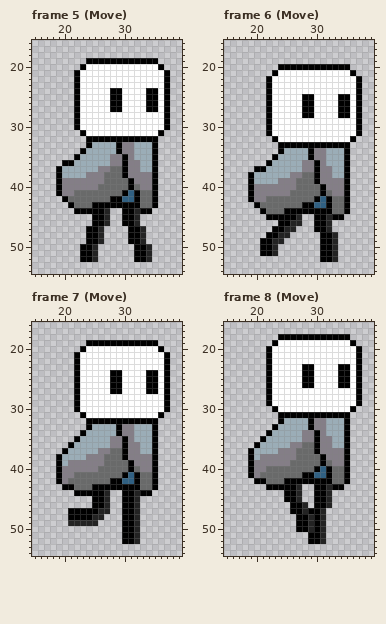
Pixel-art file, stored at Assets/Sprites/Character.aseprite. This is how it looked before the edit.
58x69 pixels, 20 frames. Shown: frame 5 (Move): x 15..39, y 16..54; frame 6 (Move): x 15..39, y 16..54; frame 7 (Move): x 15..39, y 16..54; frame 8 (Move): x 15..39, y 16..54. The commit also changed other frames, which this record leaves out.
Now the later version:
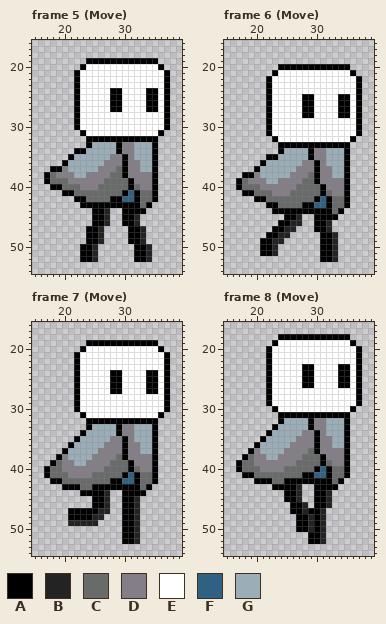
Palette (. is transparent): A #000000  B #232323  C #696a6a  D #847e87  E #ffffff  F #306082  G #9badb7
From old to new:
Frame 5 (Move), layer "Layer 2":
y 34: x 22 . -> A
y 35: x 21..22 .A -> AG
y 36: x 21 A -> G; x 27 G -> D
y 37: x 18 . -> A; x 20 G -> D; x 28 C -> D
y 38: x 17..21 ..AGG -> ACDDD; x 27 C -> D
y 39: x 17..20 ..AD -> ACCC
y 40: x 18 . -> A; x 20..22 DDD -> CCC
y 41: x 19..21 ADD -> .AA
y 42: x 20..23 ACCC -> ..AA
y 43: x 21..24 ACCC -> ..AA; x 34..35 CA -> A.
y 44: x 22..24 AAA -> ...; x 32 B -> A; x 34 A -> .
Frame 6 (Move), layer "Layer 2":
y 35: x 22 . -> A
y 36: x 21..22 .A -> AG
y 37: x 21 A -> G; x 27 G -> D
y 38: x 18 . -> A; x 20 G -> D; x 28 C -> D
y 39: x 17..21 ..AGG -> ACDDD; x 27 C -> D
y 40: x 17..20 ..AD -> ACCC
y 41: x 18 . -> A; x 20..22 DDD -> CCC
y 42: x 19..21 ADD -> .AA
y 43: x 20..23 ACCC -> ..AA
y 44: x 21..24 ACCC -> ..AA; x 34..35 CA -> A.
y 45: x 22..24 AAA -> ...; x 32 B -> A; x 34 A -> .
Frame 7 (Move), layer "Layer 2":
y 36: x 27 G -> D
y 37: x 28..29 CC -> DD
y 38: x 20 G -> D; x 24 D -> G; x 27..28 CC -> DD
y 39: x 18..20 .AG -> ACD; x 22..23 DD -> GG; x 27 C -> D
y 40: x 17..19 ..A -> ACC; x 26 C -> D
y 41: x 17..20 ..AD -> ACCC; x 22..24 CCC -> DDD
y 42: x 18 . -> A; x 20 D -> C
y 43: x 22 C -> A; x 34..35 CA -> A.
y 44: x 22 A -> .; x 32 B -> A; x 34 A -> .
Frame 8 (Move), layer "Layer 2":
y 35: x 27 G -> D
y 36: x 28..29 CC -> DD
y 37: x 20 G -> D; x 24 D -> G; x 27..28 CC -> DD
y 38: x 18..20 .AG -> ACD; x 22..23 DD -> GG; x 27 C -> D
y 39: x 17..19 ..A -> ACC; x 26 C -> D
y 40: x 17..20 ..AD -> ACCC; x 22..24 CCC -> DDD
y 41: x 18 . -> A; x 20 D -> C
y 42: x 22 C -> A; x 34..35 CA -> A.
y 43: x 22 A -> .; x 32 B -> A; x 34 A -> .
